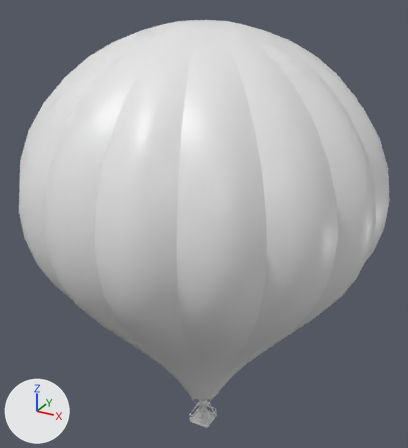
A saved change to the FBX model AssetFiles/SaccBalloon/SaccBalloon.fbx.
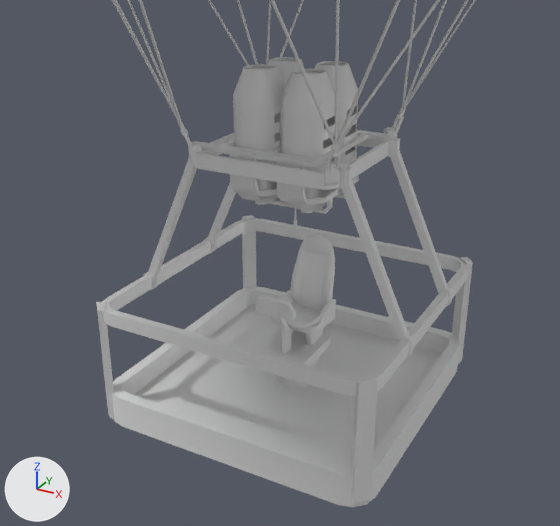
Each version appears first whole from a 50 mm lens placed at (32.9, -59.6, 62.6), pointed at (-0.6, 1.3, 32.1), and next in a close-up from a 50 mm lens placed at (3.6, -6.8, 5.0), pointed at (-0.3, 0.2, 1.4). Arrows for +X, +Y and +Z are at lower left; the lights stay in place. Vertices at the same position are counted once.

Objects in the first close-up: 'SaccBalloon'.
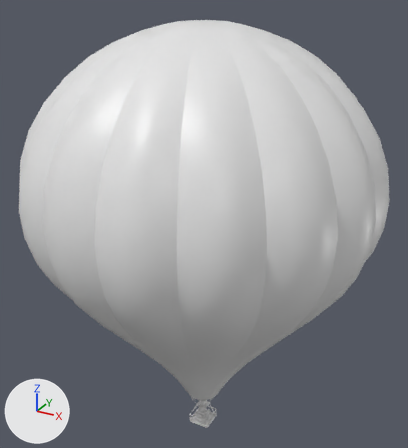
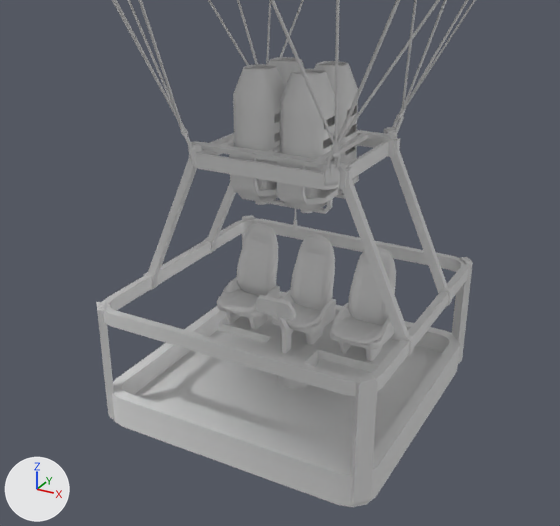
Commit message: balloon: add two seats

Where the change shows, as pixel boxes (x1, y1, x2, y2) in the close-ups (560 x 526 px):
part 1 of me_cube_001, added: after (330, 303, 395, 361)
part 2 of me_cube_001, added: after (331, 317, 383, 345)
part 3 of me_cube_001, added: after (348, 246, 396, 325)
part 4 of me_cube_001, added: after (237, 223, 278, 296)
part 5 of me_cube_001, added: after (217, 277, 280, 330)
part 6 of me_cube_001, added: after (217, 289, 259, 314)
part 7 of me_cube_001, built on: before (273, 328, 331, 358); after (219, 316, 392, 373)

What the commit changed:
me_cube_001 is used by ob_saccballoon; location (0.0, 0.0, 0.0).
me_cube_001 had 5313 vertices, 4874 faces and spanned x -22.4..22.4, y -22.4..22.4, z 0.0..57.8.
me_cube_001 now has 6767 vertices, 6304 faces and spans x -22.4..22.4, y -22.4..22.4, z 0.0..57.8.
me_cube_001 part 1: the loose piece of 218 vertices spanning x -0.3..0.3, y -0.1..0.5, z 0.6..1.0 is copied, and the copy is moved by (0.7, 0.0, 0.0); it spans x 0.4..1.0, y -0.1..0.5, z 0.6..1.0.
me_cube_001 part 2: the loose piece of 200 vertices spanning x -0.3..0.3, y -0.2..0.4, z 0.8..1.0 is copied, and the copy is moved by (0.7, 0.0, 0.0); it spans x 0.5..1.0, y -0.2..0.4, z 0.8..1.0.
me_cube_001 part 3: the loose piece of 305 vertices spanning x -0.3..0.3, y 0.3..0.6, z 0.8..1.7 is copied, and the copy is moved by (0.7, 0.0, 0.0); it spans x 0.5..1.0, y 0.3..0.6, z 0.8..1.7.
me_cube_001 part 4: a new loose piece of 305 vertices spanning x -1.0..-0.5, y 0.3..0.6, z 0.8..1.7, in mat_material (white #e7e7e7).
me_cube_001 part 5: a new loose piece of 218 vertices spanning x -1.0..-0.4, y -0.1..0.5, z 0.6..1.0, in mat_material (white #e7e7e7).
me_cube_001 part 6: a new loose piece of 200 vertices spanning x -1.0..-0.5, y -0.2..0.4, z 0.8..1.0, in mat_material (white #e7e7e7).
Part 7, on me_cube_001:
8 faces are deleted.
4 vertices move from x -0.3..0.3, y 0.3, z 0.5..0.6 to x -1.0..1.0, y 0.4, z 0.5..0.6.
8 vertices are added at x -1.0..1.0, y 0.0..0.4, z 0.5..0.6.
16 new faces join them.
